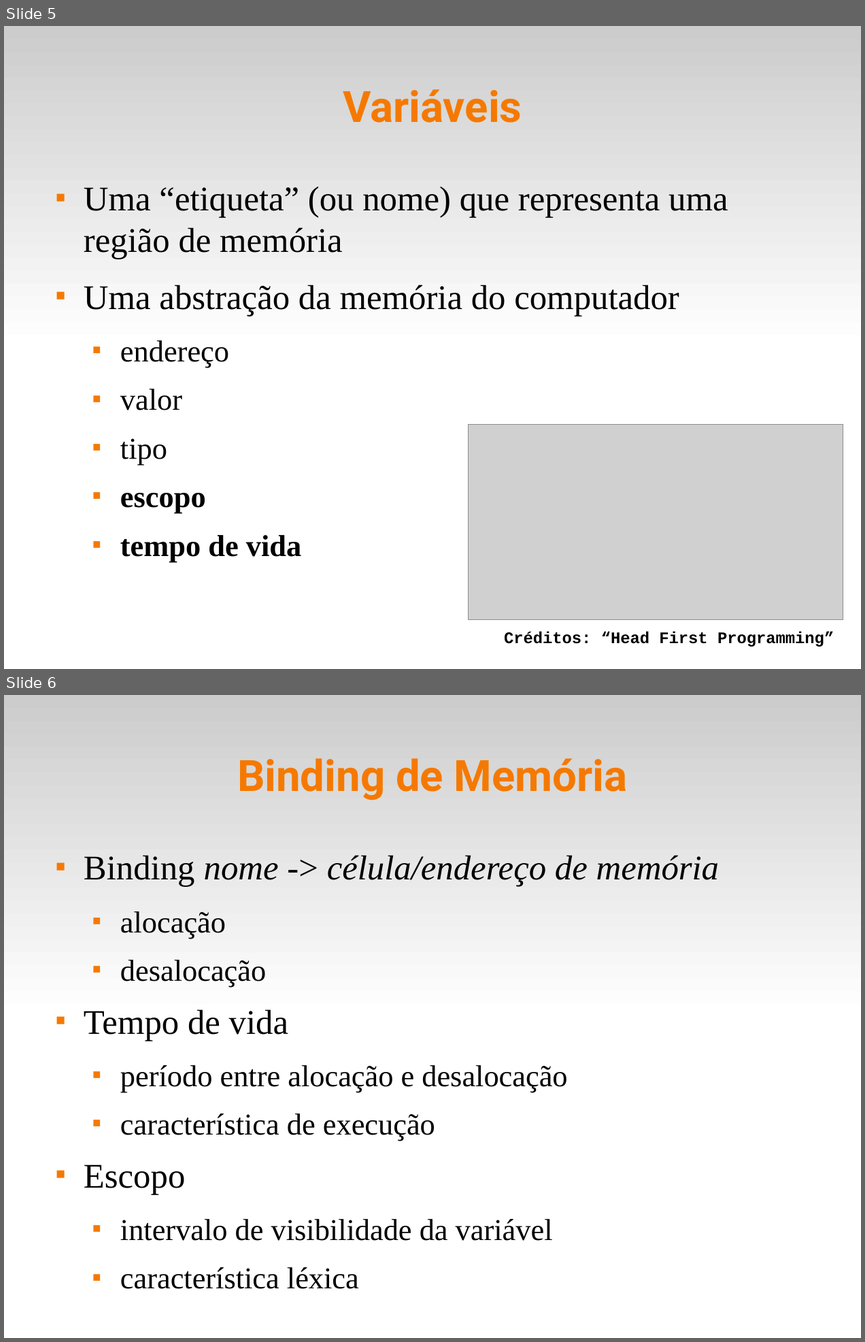
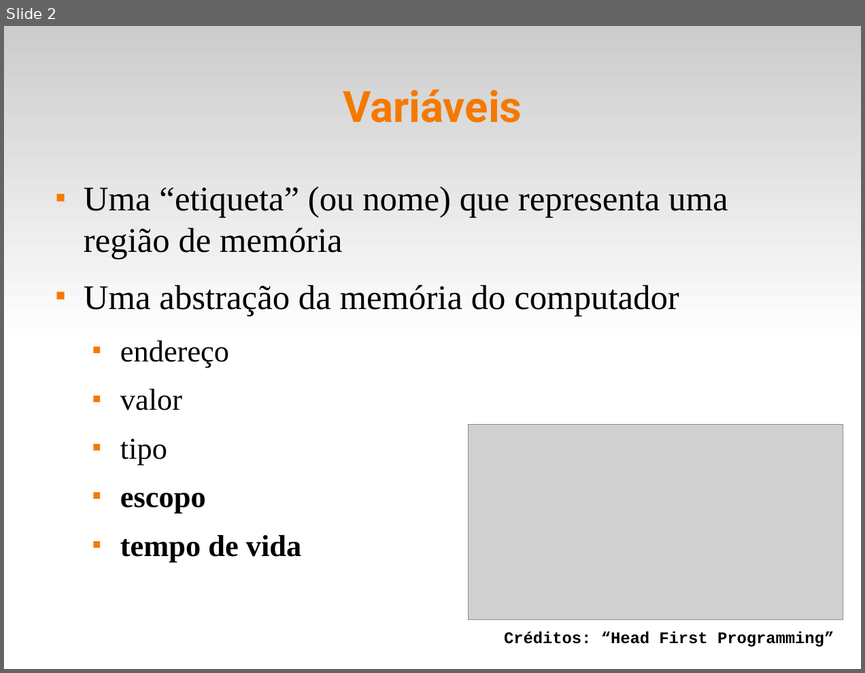
Before and after one commit to fsantanna-uerj/EDL, a slide deck: slides/edl-04-scope.odp. Shown one above the other, each under a label of ours: slides 5 and 6 before the commit, slide 2 after it. The pictures are 865x1342 and 865x673 pixels, drawn with LibreOffice and Linux fonts; fonts in the diff are those of the drawing; grey boxes stand for pictures. Boxes give left, top, right and bottom in pixels: in the first picture for what was removed or moved away, otherwise in the second. Text is boxed around its words. In the diff, an @@ line names an element or a change of style, - is before the commit and + after.

```diff
--- a/slides/edl-04-scope.odp
+++ b/slides/edl-04-scope.odp
@@ slide 6 removed at (x1=4, y1=695, x2=861, y2=1338), background #FFFFFF; not listed: 1 template element that a slide beside it also shows @@
@@ title removed at (x1=237, y1=758, x2=628, y2=800) @@
-Binding de Memória
@@ text removed at (x1=84, y1=855, x2=719, y2=1289) @@
-■ Binding nome -> célula/endereço de memória
-  ■ alocação
-  ■ desalocação
-■ Tempo de vida
-  ■ período entre alocação e desalocação
-  ■ característica de execução
-■ Escopo
-  ■ intervalo de visibilidade da variável
-  ■ característica léxica
@@ what was slide 5 is now slide 2 @@
```
Also in this commit, not shown: 1 slide changed, 5 other slides removed, 3 other files.
